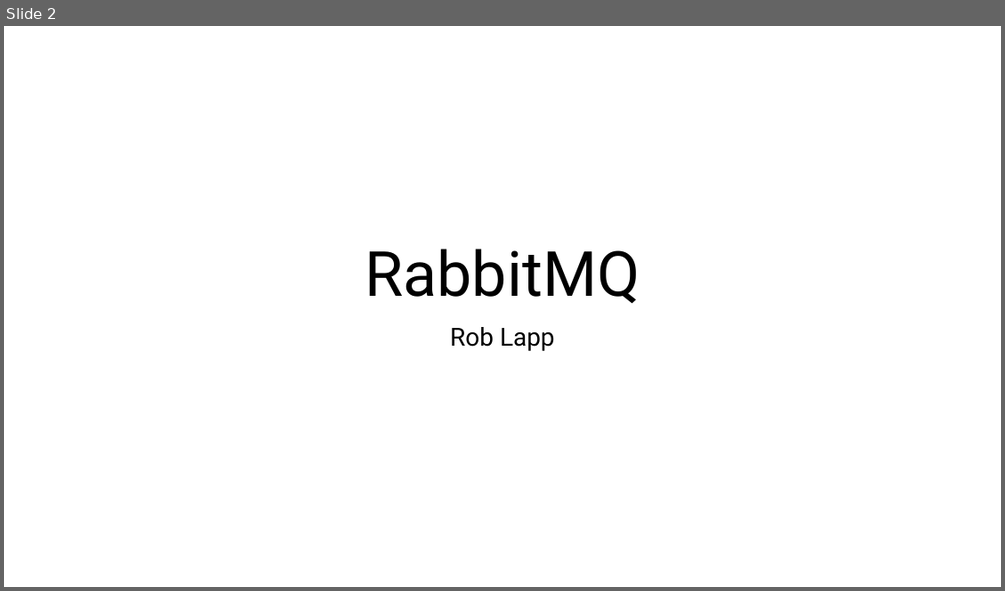
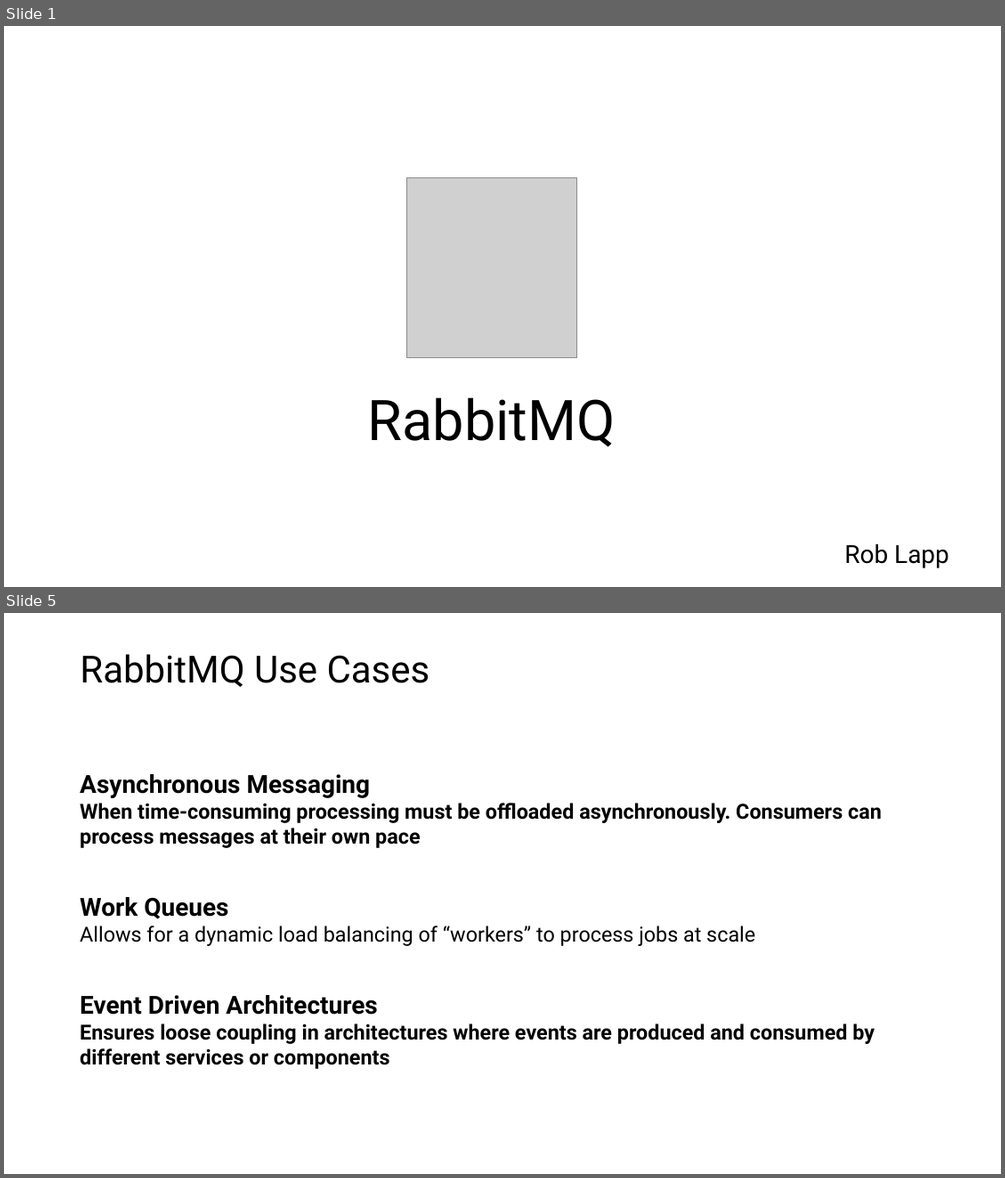
Before and after one commit to roblappcoupa/rabbitmq-presentation, a slide deck: Docs/RabbitMQ.pptx. Shown one above the other, each under a label of ours: slide 2 before the commit, slides 1 and 5 after it; the slides between them are not shown. The pictures are 1005x591 and 1005x1178 pixels, drawn with LibreOffice and Linux fonts; fonts in the diff are those of the drawing; grey boxes stand for pictures. Boxes give left, top, right and bottom in pixels: in the first picture for what was removed or moved away, otherwise in the second. Text is boxed around its words. In the diff, an @@ line names an element or a change of style, - is before the commit and + after.

```diff
--- a/Docs/RabbitMQ.pptx
+++ b/Docs/RabbitMQ.pptx
@@ slide 5 added at box(4, 613, 1001, 1174), background #FFFFFF @@
@@ title added at box(80, 654, 430, 687), 36 pt, text #000000 @@
+RabbitMQ Use Cases
@@ text added at box(80, 774, 882, 848), 20 pt, text #000000, bold @@
+Asynchronous Messaging
+When time-consuming processing must be offloaded asynchronously. Consumers can process messages at their own pace
@@ text added at box(80, 897, 755, 946), 20 pt, text #000000 @@
+Work Queues
+Allows for a dynamic load balancing of “workers” to process jobs at scale
@@ text added at box(80, 995, 874, 1069), 20 pt, text #000000, bold @@
+Event Driven Architectures
+Ensures loose coupling in architectures where events are produced and consumed by different services or components
@@ what was slide 2 is now slide 1 @@
@@ slide 1 changed as well @@
@@ picture added at box(407, 178, 577, 358) @@
@@ title "RabbitMQ": place and size @@
-title "RabbitMQ" at box(364, 248, 639, 304)
+title "RabbitMQ" at box(368, 397, 615, 447)
@@ title "RabbitMQ" at box(368, 397, 615, 447): size 60 to 54 pt @@
@@ subtitle "Rob Lapp": place and size @@
-subtitle "Rob Lapp" at box(450, 327, 555, 351)
+subtitle "Rob Lapp" at box(844, 544, 949, 568)
```
Also in this commit, not shown: 5 other slides changed, 19 other slides added, 19 slides removed, 9 other files.
